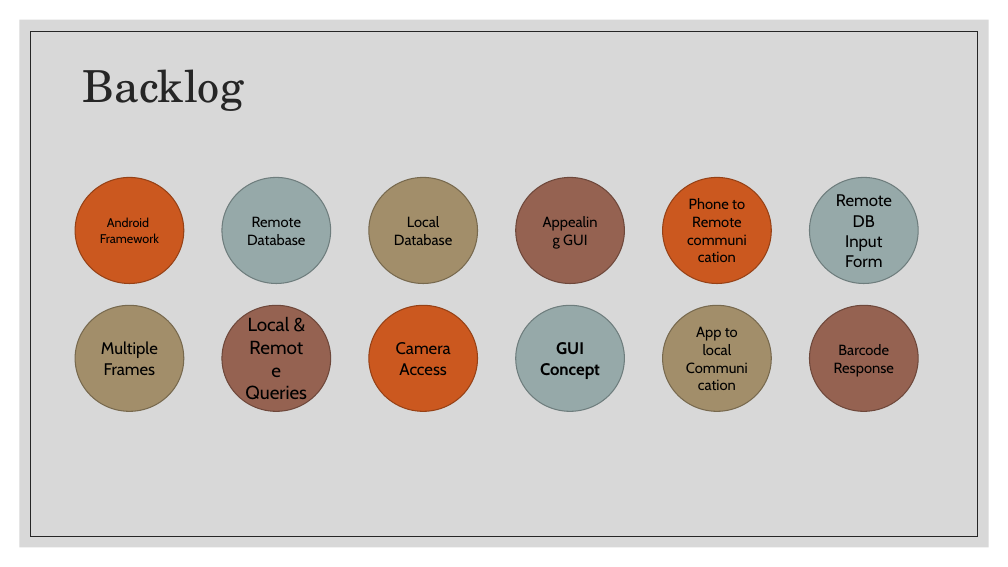
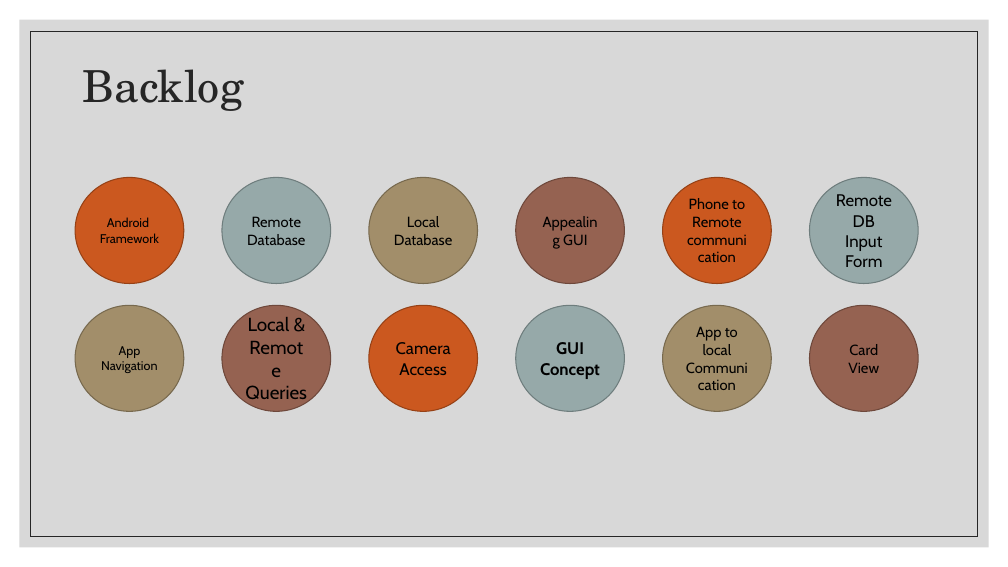
Before and after one commit to Jacob-Bordelon/pocket-chef, a slide deck: slide 2 of assignment_files/SR1_powerpoint.pptx. Drawn at 1008x567 pixels with LibreOffice and Linux fonts; fonts in the diff are those of the drawing. Boxes give left, top, right and bottom in pixels: in the first picture for what was removed or moved away, otherwise in the second. Text is boxed around its words. In the diff, an @@ line names an element or a change of style, - is before the commit and + after.

```diff
--- a/assignment_files/SR1_powerpoint.pptx
+++ b/assignment_files/SR1_powerpoint.pptx
@@ text in ellipse at <box>101,346,157,373</box>: text changed; size 16 to 12 pt @@
-Multiple Frames
+App Navigation
@@ text in ellipse at <box>848,344,879,373</box>: text changed @@
-Barcode Response
+Card View
```
Also in this commit, not shown: 2 other slides changed, 4 slides added, 1 slide removed, 11 other files.
